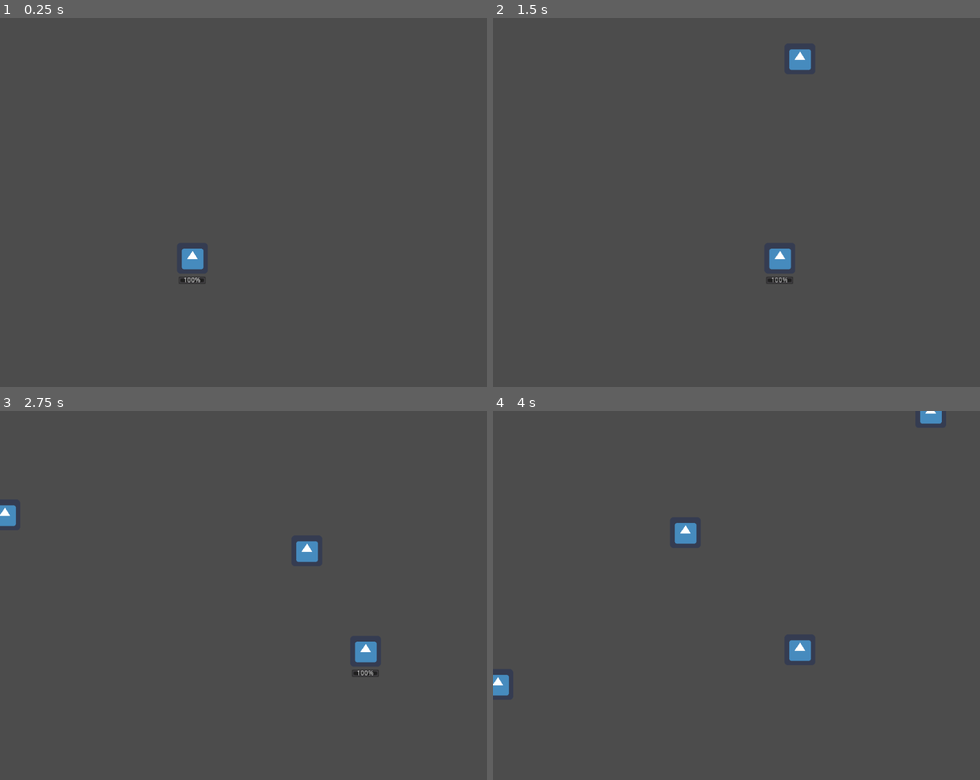
Above: before the commit, frames 1-4 (two rows, left to right).
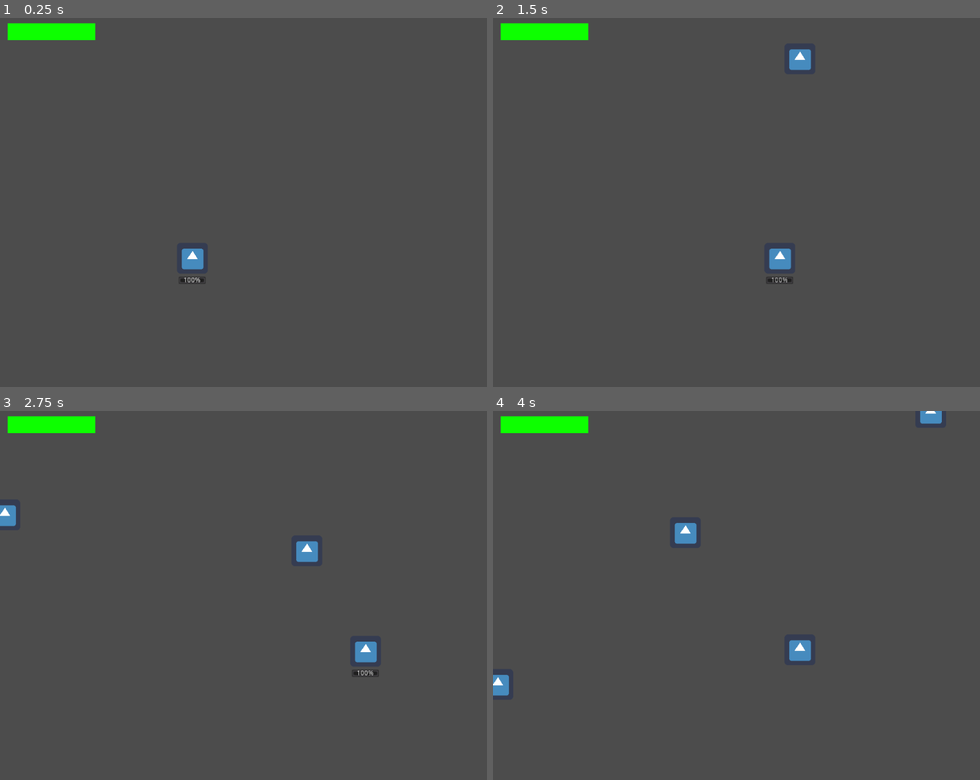
Above: after the commit, the same moments.

Repository: moisesjbc/games-factory-jam-8
Game: Godot game, scene res://scenes/main.tscn
Same seed, same stepped clock (60 frames per second), same inputs: the game is played once before the commit and once after it. The engine's default icon, where the game draws it, is replaced by a stand-in: a white triangle on a blue panel in a dark square.
Inputs:
- Up to frame 1 (0.25 s): no input
- Up to frame 2 (1.5 s): tap Enter at 0.5 s; hold Right (ui_right) 0.53-1.28 s; hold Left (ui_left) from 1.28 s (still down)
- Up to frame 3 (2.75 s): release Left (ui_left) at 2.03 s; hold Right (ui_right) from 2.03 s (still down)
- Up to frame 4 (4 s): release Right (ui_right) at 3.53 s; hold Left (ui_left) from 3.53 s (still down)

The runs differ from the first frame. In frame 1, 0.8% of the frame differs, in the area x 1-20%, y 1-6%; in frame 2, 0.8%; in frame 3, 0.8%; in frame 4, 0.8%.

Commit message:
Player life is reduced on collision with enemies

Diff:
--- a/godot-project/scenes/enemy.tscn
+++ b/godot-project/scenes/enemy.tscn
@@ -8,7 +8,7 @@
 custom_solver_bias = 0.0
 extents = Vector2( 10, 10 )
 
-[node name="enemy" type="Area2D" index="0"]
+[node name="enemy" type="Area2D"]
 
 input_pickable = true
 gravity_vec = Vector2( 0, 1 )
--- a/godot-project/scenes/main.tscn
+++ b/godot-project/scenes/main.tscn
@@ -1,10 +1,67 @@
-[gd_scene load_steps=4 format=2]
+[gd_scene load_steps=7 format=2]
 
 [ext_resource path="res://scenes/player.tscn" type="PackedScene" id=1]
 [ext_resource path="res://scripts/enemies_spawn.gd" type="Script" id=2]
 [ext_resource path="res://scenes/enemy.tscn" type="PackedScene" id=3]
+[ext_resource path="res://scripts/life_bar.gd" type="Script" id=4]
 
-[node name="Node" type="Node"]
+[sub_resource type="StyleBoxFlat" id=1]
+
+content_margin_left = -1.0
+content_margin_right = -1.0
+content_margin_top = -1.0
+content_margin_bottom = -1.0
+bg_color = Color( 0.0546875, 1, 0, 1 )
+draw_center = true
+border_width_left = 0
+border_width_top = 0
+border_width_right = 0
+border_width_bottom = 0
+border_color = Color( 0.8, 0.8, 0.8, 1 )
+border_blend = false
+corner_radius_top_left = 0
+corner_radius_top_right = 0
+corner_radius_bottom_right = 0
+corner_radius_bottom_left = 0
+corner_detail = 8
+expand_margin_left = 0.0
+expand_margin_right = 0.0
+expand_margin_top = 0.0
+expand_margin_bottom = 0.0
+shadow_color = Color( 0, 0, 0, 0.6 )
+shadow_size = 0
+anti_aliasing = true
+anti_aliasing_size = 1
+
+[sub_resource type="StyleBoxFlat" id=2]
+
+content_margin_left = -1.0
+content_margin_right = -1.0
+content_margin_top = -1.0
+content_margin_bottom = -1.0
+bg_color = Color( 1, 0, 0, 1 )
+draw_center = true
+border_width_left = 0
+border_width_top = 0
+border_width_right = 0
+border_width_bottom = 0
+border_color = Color( 0.8, 0.8, 0.8, 1 )
+border_blend = false
+corner_radius_top_left = 0
+corner_radius_top_right = 0
+corner_radius_bottom_right = 0
+corner_radius_bottom_left = 0
+corner_detail = 8
+expand_margin_left = 0.0
+expand_margin_right = 0.0
+expand_margin_top = 0.0
+expand_margin_bottom = 0.0
+shadow_color = Color( 0, 0, 0, 0.6 )
+shadow_size = 0
+anti_aliasing = true
+anti_aliasing_size = 1
+
+[node name="Node" type="Node" index="0"]
 
 [node name="player" parent="." index="0" instance=ExtResource( 1 )]
 
@@ -21,4 +78,37 @@
 one_shot = false
 autostart = true
 
+[node name="life_bar" type="ProgressBar" parent="." index="2"]
+
+anchor_left = 0.0
+anchor_top = 0.0
+anchor_right = 1.0
+anchor_bottom = 0.0
+margin_left = 16.0
+margin_top = 11.0
+margin_right = -826.0
+margin_bottom = 46.0
+rect_pivot_offset = Vector2( 0, 0 )
+rect_clip_content = false
+mouse_filter = 0
+mouse_default_cursor_shape = 0
+size_flags_horizontal = 1
+size_flags_vertical = 0
+custom_styles/fg = SubResource( 1 )
+custom_styles/bg = SubResource( 2 )
+custom_colors/font_color = Color( 1, 1, 1, 1 )
+custom_colors/font_color_shadow = Color( 1, 1, 1, 1 )
+min_value = 0.0
+max_value = 3.0
+step = 1.0
+page = 0.0
+value = 3.0
+exp_edit = false
+rounded = false
+percent_visible = false
+script = ExtResource( 4 )
+_sections_unfolded = [ "Anchor", "Hint", "Margin", "Material", "Percent", "Theme", "Visibility", "custom_fonts", "custom_styles" ]
+
+[connection signal="hit" from="player" to="life_bar" method="update_hp"]
+
 [connection signal="timeout" from="enemies_spawn/enemies_spawn_timer" to="enemies_spawn" method="spawn_enemy"]
--- a/godot-project/scenes/player.tscn
+++ b/godot-project/scenes/player.tscn
@@ -34,6 +34,7 @@
 _sections_unfolded = [ "Transform" ]
 impulse = 500
 movement_energy_cost = 0.5
+max_hp = 3
 
 [node name="Sprite" type="Sprite" parent="." index="0"]
 
--- a/godot-project/scripts/enemy.gd
+++ b/godot-project/scripts/enemy.gd
@@ -16,4 +16,6 @@
 
 
 func _on_body_entered(body):
+	if body.name == 'player':
+		body.damage()
 	queue_free()
--- /dev/null
+++ b/godot-project/scripts/life_bar.gd
@@ -0,0 +1,19 @@
+extends ProgressBar
+
+# class member variables go here, for example:
+# var a = 2
+# var b = "textvar"
+
+func _ready():
+	# Called when the node is added to the scene for the first time.
+	# Initialization here
+	pass
+
+#func _process(delta):
+#	# Called every frame. Delta is time since last frame.
+#	# Update game logic here.
+#	pass
+
+
+func update_hp():
+	value = get_node("../player").hp
--- a/godot-project/scripts/player.gd
+++ b/godot-project/scripts/player.gd
@@ -6,6 +6,12 @@
 
 export (int) var impulse = 500;
 export (float) var movement_energy_cost = 0.5;
+export (int) var max_hp = 3
+
+onready var hp = max_hp
+
+signal hit
+
 
 func _ready():
 	# Called when the node is added to the scene for the first time.
@@ -23,3 +29,7 @@
 	if direction != 0.0 and $energy_bar.value >= movement_energy_cost:
 		apply_impulse(offset, Vector2(direction * impulse * delta, 0.0))
 		$energy_bar.value -= movement_energy_cost
+
+func damage():
+	hp -= 1
+	emit_signal("hit")
